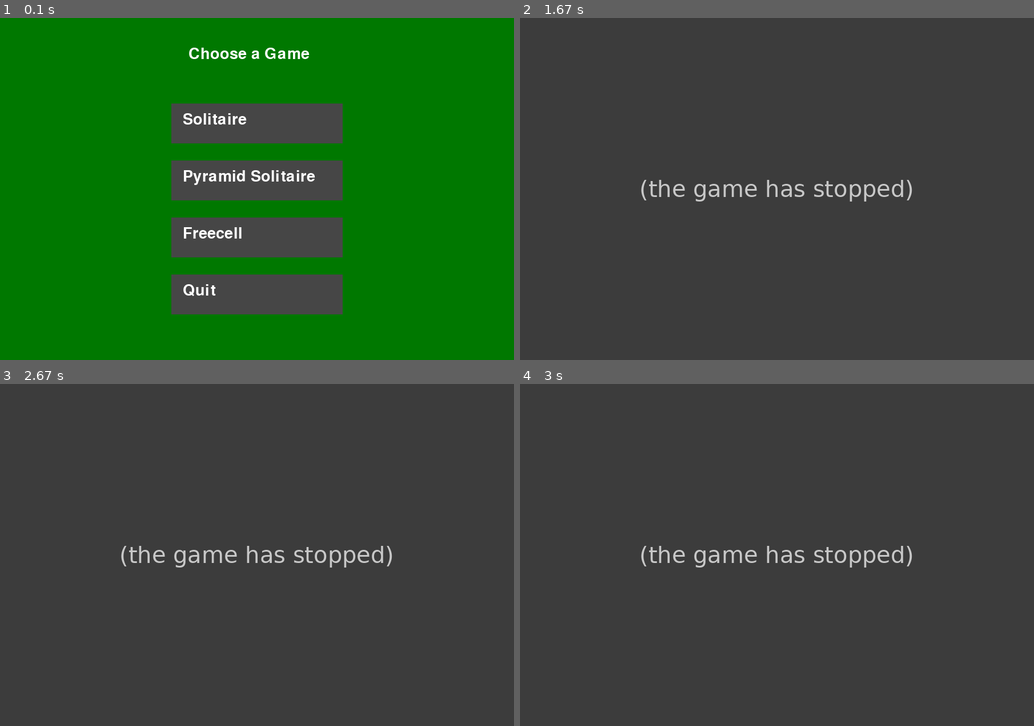
Above: before the commit, frames 1-4 (two rows, left to right).
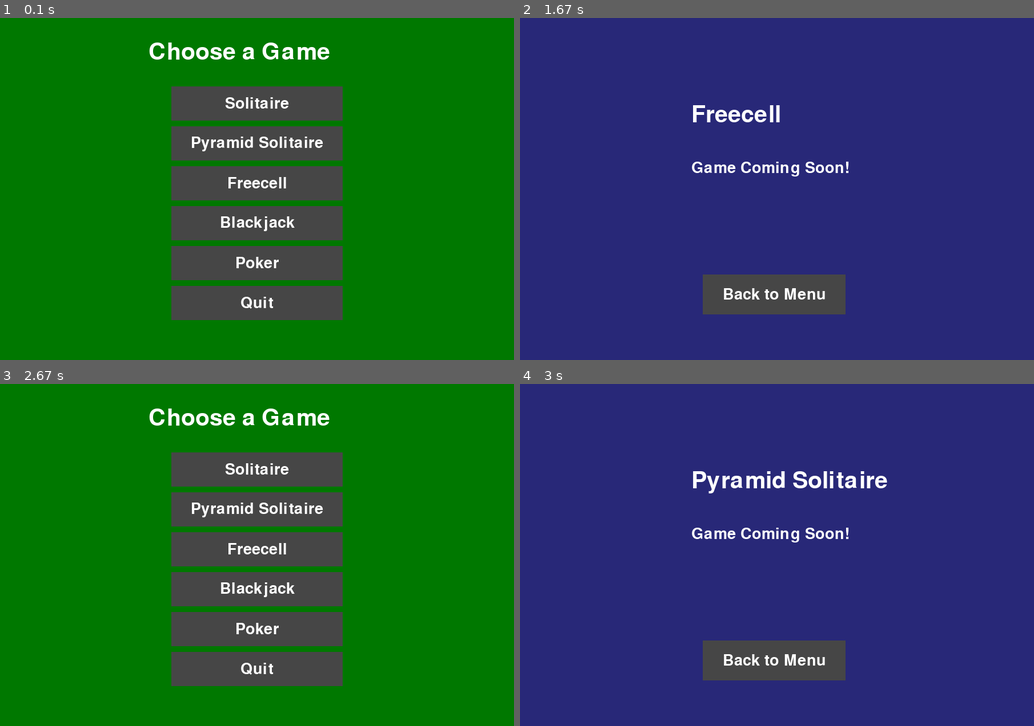
Above: after the commit, the same moments.

Repository: edwingsantos/final_project
Game: pygame game, started from src/main.py
The game is run twice, just before and just after one commit, with the same random seed, the same clock (stepped at 60 frames per second) and the same inputs.
Inputs (mouse positions are in pixels of both pictures, inside the frame that each line leads up to):
- Up to frame 1 (0.1 s): no input
- Up to frame 2 (1.67 s): click (777, 189) at 0.38 s; click (782, 209) at 0.72 s
- Up to frame 3 (2.67 s): click (231, 643) at 2.55 s
- Up to frame 4 (3 s): click (761, 496) at 2.88 s

The runs differ from the first frame. In frame 1, 11% of the frame differs, in the area x 29-67%, y 7-89%; in frame 2, 97%, in the area x 0-100%, y 0-100%; in frame 3, 82%; in frame 4, 97%.
Before the commit the program exited at 0.38 s; later frames show no game.

Commit message:
solitaire should be running

Diff:
--- a/src/main.py
+++ b/src/main.py
@@ -55,19 +55,28 @@
 #     Start the program loop (root.mainloop)
 #         This keeps the window open and running
 #main()
+import pygame
+import sys
+
 pygame.init()
 
+# ---------------- SCREEN SETUP ----------------
 WIDTH, HEIGHT = 900, 600
 screen = pygame.display.set_mode((WIDTH, HEIGHT))
-pygame.display.set_caption("Main Menu")
+pygame.display.set_caption("Card Game Collection")
 
-FONT = pygame.font.SysFont(None, 40)
-
+# ---------------- COLORS ----------------
 WHITE = (255, 255, 255)
 BLACK = (0, 0, 0)
 GRAY = (70, 70, 70)
 GREEN = (0, 120, 0)
+BLUE = (40, 40, 120)
 
+# ---------------- FONT ----------------
+FONT = pygame.font.SysFont(None, 40)
+TITLE_FONT = pygame.font.SysFont(None, 60)
+
+# ---------------- BUTTON CLASS ----------------
 class Button:
     def __init__(self, text, x, y, w, h, action):
         self.text = text
@@ -76,63 +85,112 @@
 
     def draw(self):
         pygame.draw.rect(screen, GRAY, self.rect)
+
         label = FONT.render(self.text, True, WHITE)
-        screen.blit(label, (self.rect.x + 20, self.rect.y + 15))
+
+        label_rect = label.get_rect(center=self.rect.center)
+
+        screen.blit(label, label_rect)
 
     def click(self, pos):
         if self.rect.collidepoint(pos):
             self.action()
 
-
-def launch_solitaire():
+# ---------------- QUIT FUNCTION ----------------
+def quit_program():
     pygame.quit()
-    print("Freecell not ready yet")
     sys.exit()
 
+# ---------------- GAME PLACEHOLDER SCREEN ----------------
+def game_screen(game_name):
+    """
+    Temporary game screen until the real game is added
+    """
 
-# Need to add buttons for poker, and blackjack
+    back_button = Button("Back to Menu", 320, 450, 250, 70, main)
+
+    running = True
+
+    while running:
+
+        screen.fill(BLUE)
+
+        title = TITLE_FONT.render(game_name, True, WHITE)
+        screen.blit(title, (300, 150))
+
+        message = FONT.render("Game Coming Soon!", True, WHITE)
+        screen.blit(message, (300, 250))
+
+        back_button.draw()
+
+        for event in pygame.event.get():
+
+            if event.type == pygame.QUIT:
+                quit_program()
+
+            if event.type == pygame.MOUSEBUTTONDOWN:
+                back_button.click(event.pos)
+
+        pygame.display.flip()
+
+# ---------------- GAME FUNCTIONS ----------------
+def launch_solitaire():
+    game_screen("Solitaire")
+
 def launch_pyramid():
-    pygame.quit()
-    print("Freecell not ready yet")
-    sys.exit()
+    game_screen("Pyramid Solitaire")
 
 def launch_freecell():
-    pygame.quit()
-    print("Freecell not ready yet")
-    sys.exit()
+    game_screen("Freecell")
 
+def launch_blackjack():
+    game_screen("Blackjack")
 
+def launch_poker():
+    game_screen("Poker")
+
+# ---------------- MAIN MENU ----------------
 def main():
+
     buttons = [
-        Button("Solitaire", 300, 150, 300, 70, launch_solitaire),
-        Button("Pyramid Solitaire", 300, 250, 300, 70, launch_pyramid),
-        Button("Freecell", 300, 350, 300, 70, launch_freecell),
-        Button("Quit", 300, 450, 300, 70, lambda: sys.exit())
+
+        Button("Solitaire", 300, 120, 300, 60, launch_solitaire),
+
+        Button("Pyramid Solitaire", 300, 190, 300, 60, launch_pyramid),
+
+        Button("Freecell", 300, 260, 300, 60, launch_freecell),
+
+        Button("Blackjack", 300, 330, 300, 60, launch_blackjack),
+
+        Button("Poker", 300, 400, 300, 60, launch_poker),
+
+        Button("Quit", 300, 470, 300, 60, quit_program)
 
     ]
 
     running = True
 
     while running:
+
         screen.fill(GREEN)
 
-        title = FONT.render("Choose a Game", True, WHITE)
-        screen.blit(title, (330, 50))
+        title = TITLE_FONT.render("Choose a Game", True, WHITE)
+        screen.blit(title, (260, 40))
 
         for event in pygame.event.get():
+
             if event.type == pygame.QUIT:
-                running = False
-                pygame.quit()
-                sys.exit()
+                quit_program()
 
             if event.type == pygame.MOUSEBUTTONDOWN:
-                for b in buttons:
-                    b.click(event.pos)
 
-        for b in buttons:
-            b.draw()
+                for button in buttons:
+                    button.click(event.pos)
+
+        for button in buttons:
+            button.draw()
 
         pygame.display.flip()
 
-
+# ---------------- START PROGRAM ----------------
 main()
--- a/src/solitaire.py
+++ b/src/solitaire.py
@@ -79,7 +79,7 @@
     if value.isdigit():
         return int(value)
 
-    return face_cardss[value]
+    return face_cardss.get(value,0)
 
 def create_deck(json_path):
 
@@ -133,13 +133,16 @@
         waste.append(card)
 
     else:
-        # Reset stock from waste
+
+        waste.reverse()
+
         while len(waste) > 0:
 
             card = waste.pop()
+
             card.face_up = False
-            stock.append(card)  # Doesnt really work
-
+
+            stock.append(card)
 
 # SETUP BOARD (7 COLUMNS)
 #Create 7 empty columns (tableau)
@@ -186,19 +189,36 @@
 CARD_W, CARD_H = 70, 100
 
 # Tal vez esto cambie pero tengo que mejorar unas cuatnas cosas
-def draw_card(x, y, card):
+def draw_card(x, y, card, selected=False):
+
     if card.face_up:
+
         pygame.draw.rect(screen, WHITE, (x, y, CARD_W, CARD_H))
+
         text_color = (200, 0, 0) if card.color == "red" else BLACK
+
         text = FONT.render(str(card), True, text_color)
+
     else:
+
         pygame.draw.rect(screen, GRAY, (x, y, CARD_W, CARD_H))
+
         text = FONT.render("X", True, BLACK)
-# Encontrar porque no funciona esto de aqui
+
     screen.blit(text, (x + 10, y + 40))
 
+    # DRAW HIGHLIGHT LAST
+    if selected:
+
+        pygame.draw.rect(
+            screen,
+            (255, 215, 0),
+            (x, y, CARD_W, CARD_H),
+            4
+        )
+
 # Esto es para ver las 7 columnas de las cartas
-def draw_tableau(tableau):
+def draw_tableau(tableau, selected_card):
     start_x = 50
     start_y = 120
     spacing_x = 130
@@ -208,7 +228,34 @@
         for row_index, card in enumerate(column):
             x = start_x + col_index * spacing_x
             y = start_y + row_index * spacing_y
-            draw_card(x, y, card)
+            draw_card(
+                x,
+                y,
+                card,
+                card == selected_card
+            )
+def get_clicked_card(tableau, pos):
+
+    start_x = 50
+    start_y = 120
+    spacing_x = 130
+    spacing_y = 25
+
+    for col_index, column in enumerate(tableau):
+
+        for row_index, card in enumerate(column):
+
+            x = start_x + col_index * spacing_x
+            y = start_y + row_index * spacing_y
+
+            rect = pygame.Rect(x, y, CARD_W, CARD_H)
+
+            if rect.collidepoint(pos):
+
+                if card.face_up:
+                    return card
+
+    return None
 
 # PLAYER INPUT
 # import lizzies func that makes sure if it is the same color or not
@@ -271,6 +318,7 @@
     # STOCK
     if len(stock) > 0:
         pygame.draw.rect(screen, GRAY, (50, 20, CARD_W, CARD_H))
+        pygame.draw.rect(screen, WHITE, (50, 20, CARD_W, CARD_H), 2)
     else:
         pygame.draw.rect(screen, WHITE, (50, 20, CARD_W, CARD_H), 2)
 
@@ -332,37 +380,158 @@
     def draw(self):
         pygame.draw.rect(screen, GRAY, self.rect)
         label = FONT.render(self.text, True, WHITE)
-        screen.blit(label, (self.rect.x + 20, self.rect.y + 15))
-
+        label_rect = label.get_rect(center=self.rect.center)
+        screen.blit(label, label_rect)
     def click(self, pos):
         if self.rect.collidepoint(pos):
             self.action()
 
-def instruction():
+def instruction_screen():
+
+    running = True
+
+    instructions = [
+        "SOLITAIRE RULES",
+        "",
+        "Goal:",
+        "Move all cards to the foundation piles.",
+        "",
+        "Rules:",
+        "- Red and black cards alternate",
+        "- Cards go in descending order",
+        "- Kings start empty columns",
+        "- Draw cards from the stock pile",
+        "",
+        "Click anywhere to go back"
+    ]
+
+    while running:
+
+        screen.fill(GREEN)
+
+        title = FONT.render("Instructions", True, WHITE)
+        screen.blit(title, (400, 50))
+
+        for i, line in enumerate(instructions):
+
+            text = FONT.render(line, True, WHITE)
+
+            screen.blit(text, (120, 120 + i * 40))
+
+        for event in pygame.event.get():
+
+            if event.type == pygame.QUIT:
+                running = False
+                pygame.quit()
+                sys.exit()
+
+            if event.type == pygame.MOUSEBUTTONDOWN:
+                running = False
+
+        pygame.display.flip()
+
+def quit_game():
     pygame.quit()
-    print("Freecell not ready yet")
     sys.exit()
-# Necesito una funcion que ya tenfa las instucciones
-
-# No se que botones necesito agragar pero lo voy a agregar mas como quit y eso
-def launch_pyramid():
-    pygame.quit()
-    print("Freecell not ready yet")
-    sys.exit()
-
-def launch_freecell():
-    pygame.quit()
-    print("Freecell not ready yet")
-    sys.exit()
+
 
 
 def solitaire():
-     buttons = [
-        Button("Solitaire", 300, 150, 300, 70, instruction),
-        Button("Pyramid Solitaire", 300, 250, 300, 70, launch_pyramid),
-        Button("Freecell", 300, 350, 300, 70, launch_freecell),
-        Button("Quit", 300, 450, 300, 70, lambda: sys.exit())
-    ]
-
-    # Necestio instrucciones, donde van las cartas el deck por si no hay cartas que se puedan conbinar
-    #Necesito vasar todo mi loop de acuerdo a lo que el otro companero hizo para su solitaire y de acuerdo a lo que yo hice en main
+
+    deck = shuffle_deck("files/cards.json")
+
+    tableau, stock, waste, foundations = setup_board(deck)
+
+    running = True
+    selected_card = None
+
+    while running:
+
+        screen.fill(GREEN)
+
+        # TITLE
+        title = FONT.render("Klondike Solitaire", True, WHITE)
+        screen.blit(title, (400, 20))
+
+        # DRAW STOCK + WASTE
+        draw_stock_waste(stock, waste)
+
+        # DRAW TABLEAU
+        draw_tableau(tableau, selected_card)
+
+        # STOCK HITBOX
+        stock_rect = pygame.Rect(50, 20, CARD_W, CARD_H)
+
+        # CREATE BUTTONS HERE
+        instruction_button = draw_button(
+            "Instructions",
+            750,
+            20,
+            180,
+            50
+        )
+
+        quit_button = draw_button(
+            "Quit",
+            750,
+            90,
+            180,
+            50
+        )
+
+        # EVENT LOOP
+        for event in pygame.event.get():
+
+            if event.type == pygame.QUIT:
+                running = False
+                pygame.quit()
+                sys.exit()
+
+            if event.type == pygame.MOUSEBUTTONDOWN:
+
+                # STOCK CLICK
+                if stock_rect.collidepoint(event.pos):
+                    draw_from_stock(stock, waste)
+
+                # INSTRUCTIONS BUTTON
+                if instruction_button.collidepoint(event.pos):
+                    instruction_screen()
+
+                # QUIT BUTTON
+                if quit_button.collidepoint(event.pos):
+                    quit_game()
+
+                # CARD CLICKING
+                clicked_card = get_clicked_card(
+                    tableau,
+                    event.pos
+                )
+
+                if clicked_card:
+
+                    if selected_card is None:
+
+                        selected_card = clicked_card
+
+                    else:
+
+                        if solitaire_valid_move(
+                            selected_card,
+                            clicked_card
+                        ):
+
+                            move_card(
+                                tableau,
+                                selected_card,
+                                clicked_card
+                            )
+
+                        else:
+                            print("Invalid move")
+
+                        selected_card = None
+
+        pygame.display.flip()
+
+        clock.tick(60)
+solitaire()
